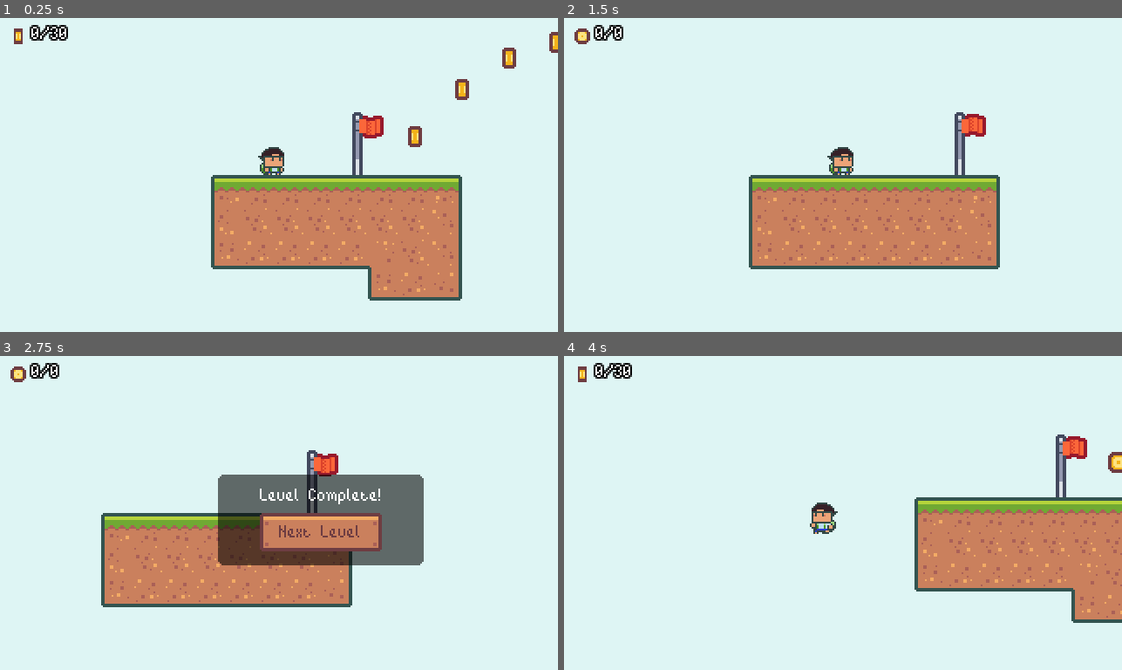
Above: before the commit, frames 1-4 (two rows, left to right).
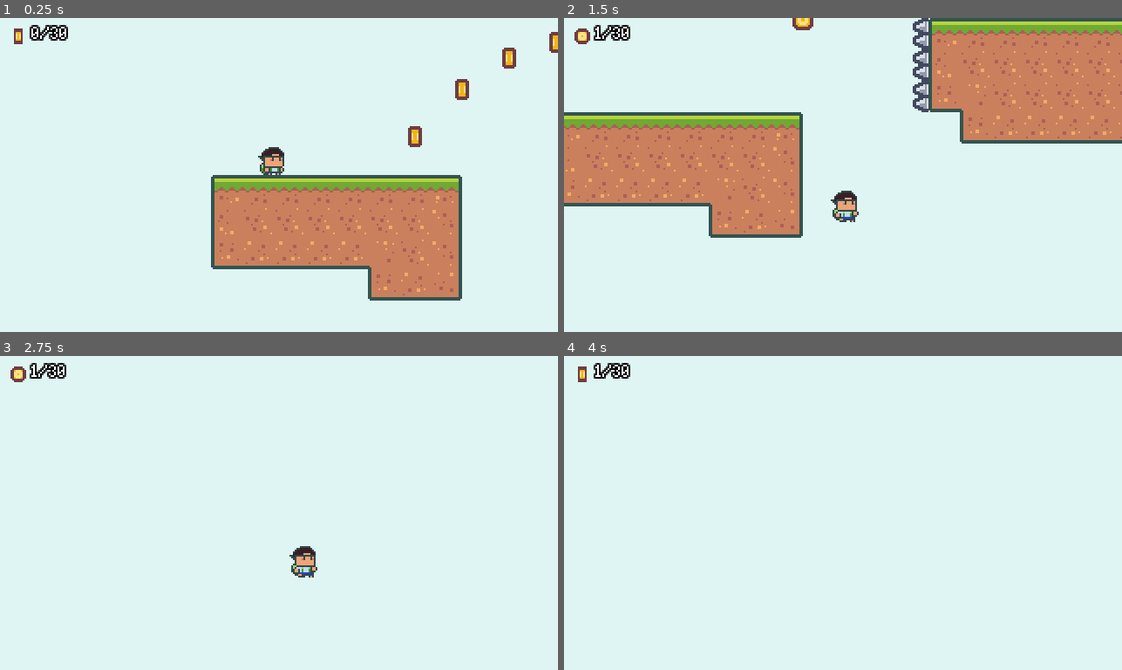
Above: after the commit, the same moments.

Repository: niltoncalegari/2D-SideScroller-godot
Game: Godot game, scene res://scenes/Levels/Level_001.tscn
The game is run twice, just before and just after one commit, with the same random seed, the same clock (stepped at 60 frames per second) and the same inputs. This scene is started directly instead of the project's main scene.
Inputs (mouse positions are in pixels of both pictures, inside the frame that each line leads up to):
- Up to frame 1 (0.25 s): no input
- Up to frame 2 (1.5 s): hold D (move_right) 0.53-1.25 s; tap Shift (dash) at 0.6 s; tap Space (jump) at 0.77 s; click (887, 193) at 1.25 s, where only the run before the commit has a clickable "Next Level"
- Up to frame 3 (2.75 s): hold D (move_right) from 2.03 s (still down); tap Shift (dash) at 2.1 s; tap Space (jump) at 2.27 s
- Up to frame 4 (4 s): release D (move_right) at 2.75 s; click (887, 531) at 2.75 s, where only the run before the commit has a clickable "Next Level"; hold A (move_left) from 3.53 s (still down); tap Shift (dash) at 3.6 s

The runs differ from the first frame. In frame 1, 0.6% of the frame differs, in the area x 63-69%, y 30-50%; in frame 2, 40%, in the area x 0-100%, y 0-80%; in frame 3, 21%; in frame 4, 13%.

Commit message:
added camera shake on dash and double jump

Diff:
--- a/project.godot
+++ b/project.godot
@@ -17,6 +17,7 @@
 [autoload]
 
 LevelManager="*res://scenes/LevelManager.tscn"
+Helper="*res://scripts/Helper.gd"
 
 [display]
 
--- a/scenes/GameCamera.tscn
+++ b/scenes/GameCamera.tscn
@@ -5,7 +5,9 @@
 [sub_resource type="OpenSimplexNoise" id=1]
 seed = 7124
 
-[node name="GameCamera" type="Camera2D"]
+[node name="GameCamera" type="Camera2D" groups=[
+"camera",
+]]
 current = true
 script = ExtResource( 1 )
 backgroundColor = Color( 0.87451, 0.964706, 0.960784, 1 )
--- a/scenes/Levels/Level_001.tscn
+++ b/scenes/Levels/Level_001.tscn
@@ -12,7 +12,7 @@
 tile_data = PoolIntArray( -2097156, 1, 0, -2097155, 1, 1, -2097154, 1, 1, -2097153, 1, 1, -2162688, 1, 1, -2162687, 1,  …(7395 unchanged characters)…
 
 [node name="Flag" parent="." index="3"]
-position = Vector2( 9, 0 )
+position = Vector2( 315, -288 )
 
 [node name="EnemyGoal" parent="EnemiesGoals" index="0" instance=ExtResource( 3 )]
 position = Vector2( 144, -54 )
--- a/scenes/Player.tscn
+++ b/scenes/Player.tscn
@@ -53,6 +53,11 @@
 "name": "jump",
 "speed": 5.0
 }, {
+"frames": [ ExtResource( 16 ), ExtResource( 17 ), ExtResource( 15 ), ExtResource( 1 ), ExtResource( 13 ), ExtResource( 14 ) ],
+"loop": true,
+"name": "run",
+"speed": 15.0
+}, {
 "frames": [ ExtResource( 28 ), ExtResource( 29 ), ExtResource( 30 ), ExtResource( 23 ), ExtResource( 24 ), ExtResource( 27 ), ExtResource( 26 ), ExtResource( 25 ) ],
 "loop": true,
 "name": "die",
@@ -62,11 +67,6 @@
 "loop": true,
 "name": "dash",
 "speed": 16.0
-}, {
-"frames": [ ExtResource( 16 ), ExtResource( 17 ), ExtResource( 15 ), ExtResource( 1 ), ExtResource( 13 ), ExtResource( 14 ) ],
-"loop": true,
-"name": "run",
-"speed": 15.0
 } ]
 
 [sub_resource type="RectangleShape2D" id=5]
--- a/scenes/SpikeHead.tscn
+++ b/scenes/SpikeHead.tscn
@@ -42,6 +42,7 @@
 [node name="AnimatedSprite" type="AnimatedSprite" parent="."]
 frames = SubResource( 3 )
 animation = "walking"
+frame = 1
 playing = true
 offset = Vector2( 0, -12 )
 
--- a/scripts/GameCamera.gd
+++ b/scripts/GameCamera.gd
@@ -10,9 +10,9 @@
 var xNoiseSamplePosition = Vector2.ZERO
 var yNoiseSamplePosition = Vector2.ZERO
 var noiseSampleTravelRate = 500
-var maxShakeOffset = 6
+var maxShakeOffset = 10
 var currentShakePercentage = 0
-var shakeDecay = 4
+var shakeDecay = 3
 
 func _ready() -> void:
 	 VisualServer.set_default_clear_color(backgroundColor)
--- /dev/null
+++ b/scripts/Helper.gd
@@ -0,0 +1,9 @@
+extends Node
+
+func _ready() -> void:
+	pass # Replace with function body.
+
+func apply_camera_shake(percentage):
+	var cameras = get_tree().get_nodes_in_group("camera")
+	if (cameras.size() > 0):
+		cameras[0].apply_shake(percentage)
--- a/scripts/Player.gd
+++ b/scripts/Player.gd
@@ -54,6 +54,7 @@
 	if (moveVector.y < 0 && (is_on_floor() || !$CoyoteTimer.is_stopped() || hasDoubleJump)):
 		velocity.y = moveVector.y * jumSpeed
 		if (!is_on_floor() && $CoyoteTimer.is_stopped()):
+			$"/root/Helper".apply_camera_shake(.75)
 			hasDoubleJump = false
 		$CoyoteTimer.stop()
 
@@ -80,6 +81,7 @@
 
 func process_dash(delta):
 	if (isStateNew):
+		$"/root/Helper".apply_camera_shake(1.75)
 		$DashArea/CollisionShape2D.disabled = false
 		$AnimatedSprite.play("dash")
 		$HazardArea.collision_mask = dashHazardMask
@@ -120,4 +122,5 @@
 		$AnimatedSprite.flip_h = false if moveVec.x > 0 else true
 
 func on_hazard_area_entered(area2d):
+	$"/root/Helper".apply_camera_shake(1)
 	emit_signal("died")
